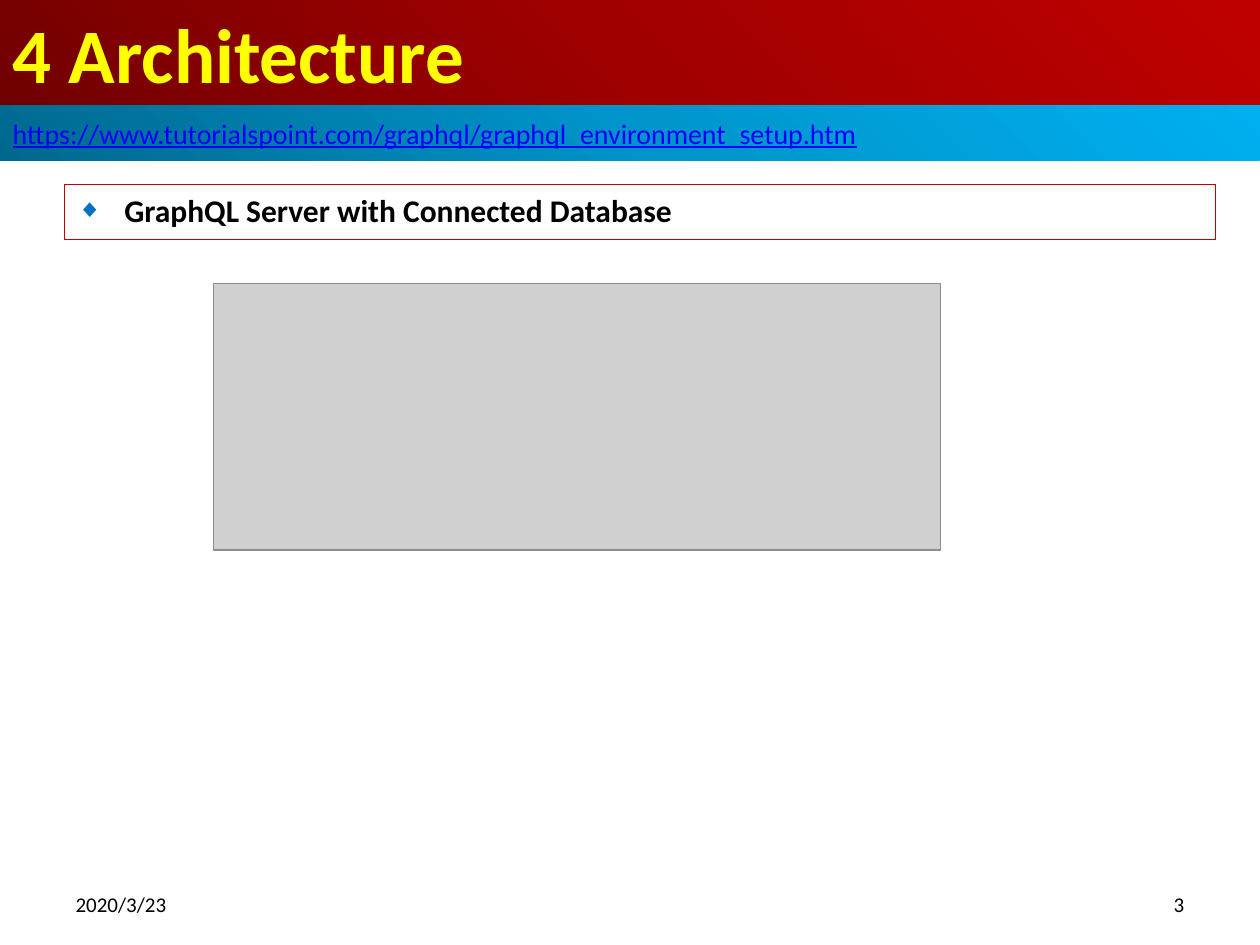
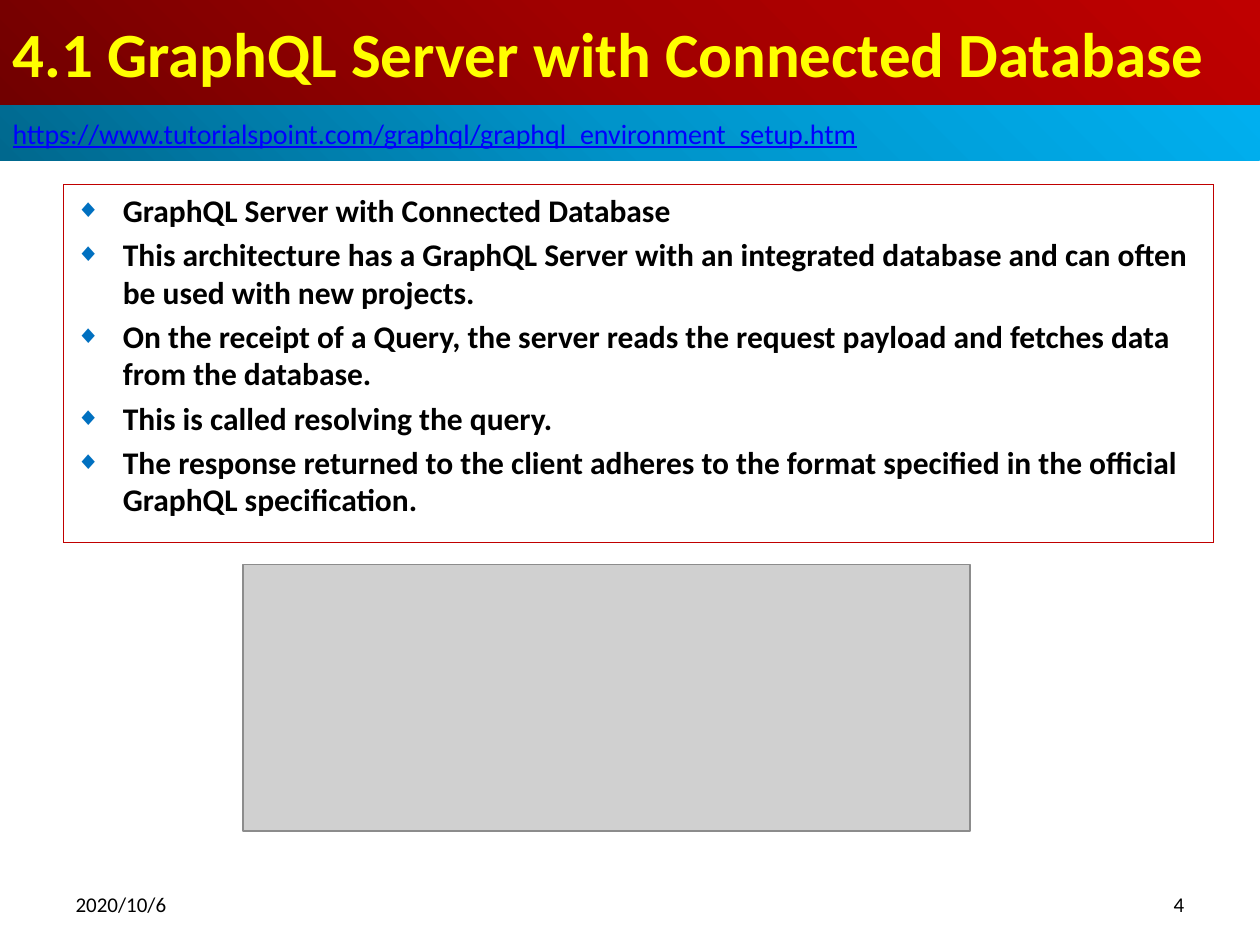
Before and after one commit to peterhchen/700_GraphQL, a slide deck: slide 4 of 04_Architecture.pptx (slide 3 before the commit). Drawn at 1260x945 pixels with LibreOffice and Linux fonts; fonts in the diff are those of the drawing; grey boxes stand for pictures. Boxes give left, top, right and bottom in pixels: in the first picture for what was removed or moved away, otherwise in the second. Text is boxed around its words. In the diff, an @@ line names an element or a change of style, - is before the commit and + after.

```diff
--- a/04_Architecture.pptx
+++ b/04_Architecture.pptx
@@ title at (13,32,1203,87): text changed; size 44 to 36 pt @@
-4 Architecture
+4.1 GraphQL Server with Connected Database
@@ subtitle "GraphQL Server with Connected Database": place and size @@
-subtitle "GraphQL Server with Connected Database" at (64,185,1215,241)
+subtitle "GraphQL Server with Connected Database" at (63,184,1213,542)
@@ subtitle at (123,244,1187,516): paragraphs added @@
+◆ This architecture has a GraphQL Server with an integrated database and can often be used with new projects.
+◆ On the receipt of a Query, the server reads the request payload and fetches data from the database.
+◆ This is called resolving the query.
+◆ The response returned to the client adheres to the format specified in the official GraphQL specification.
@@ picture: place and size @@
-picture at (213,284,940,549)
+picture at (243,564,970,830)
@@ text at (76,897,167,913): text changed @@
-2020/3/23
+2020/10/6
@@ page number at (1174,898,1185,912): text changed @@
-3
+4
```
Also in this commit, not shown: 5 other slides changed, 5 slides added.
